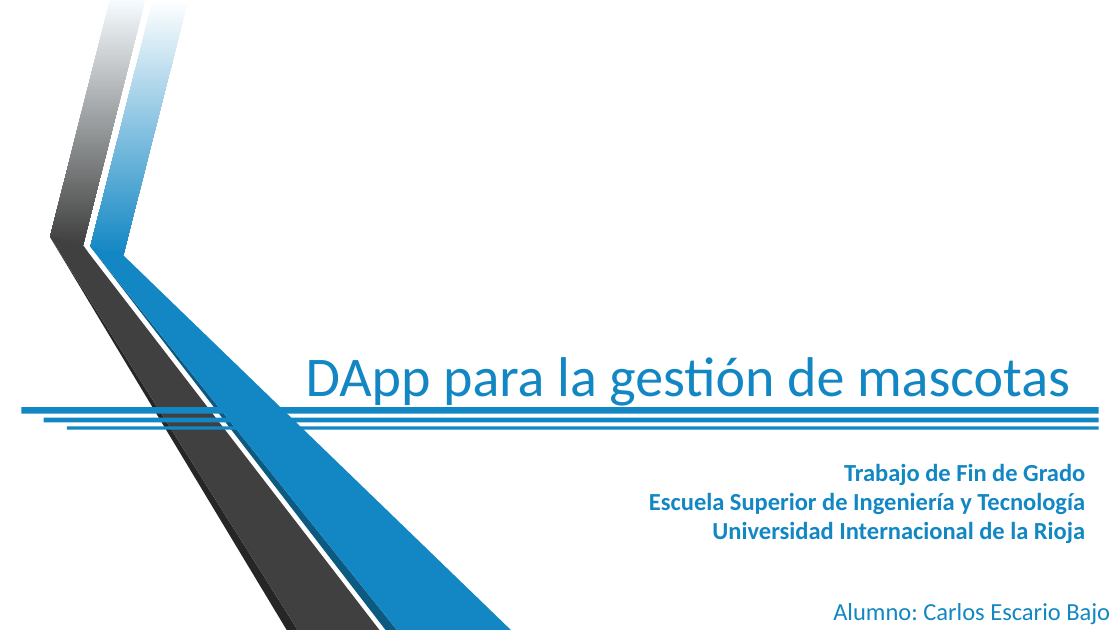
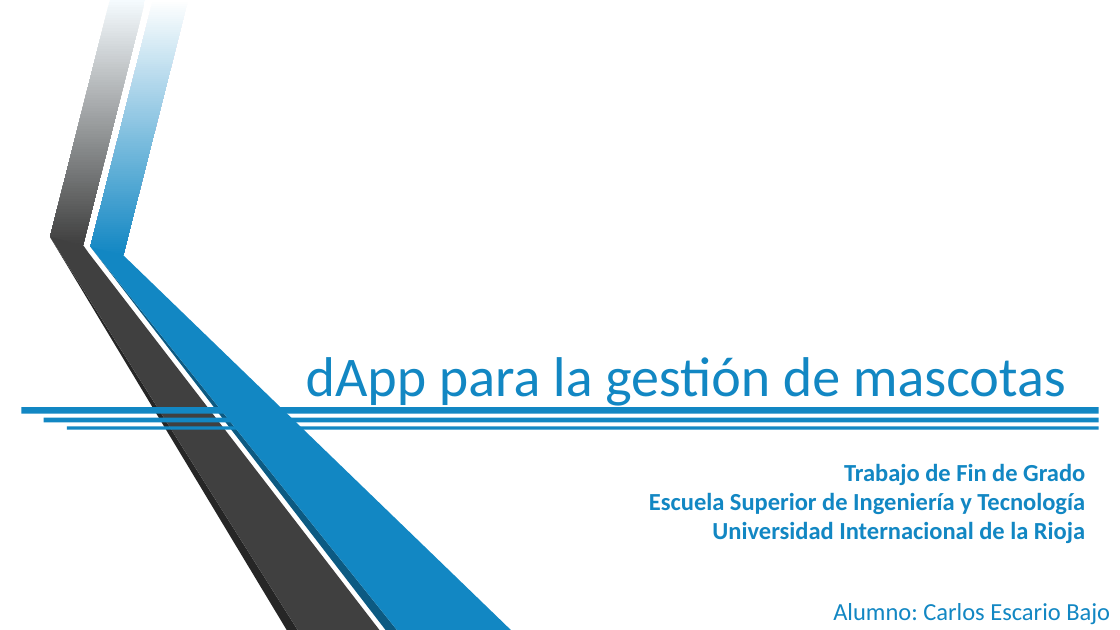
Before and after one commit to cescari/docs, a slide deck: slide 1 of Defensa TFG.pptx. Drawn at 1120x630 pixels with LibreOffice and Linux fonts; fonts in the diff are those of the drawing; background and template pictures are left out. Boxes give left, top, right and bottom in pixels: in the first picture for what was removed or moved away, otherwise in the second. Text is boxed around its words. In the diff, an @@ line names an element or a change of style, - is before the commit and + after.

```diff
--- a/Defensa TFG.pptx
+++ b/Defensa TFG.pptx
@@ title at (x1=306, y1=357, x2=1066, y2=409): text changed @@
-DApp para la gestión de mascotas
+dApp para la gestión de mascotas
```
Also in this commit, not shown: 5 other slides changed, 1 slide added, 1 other file.
